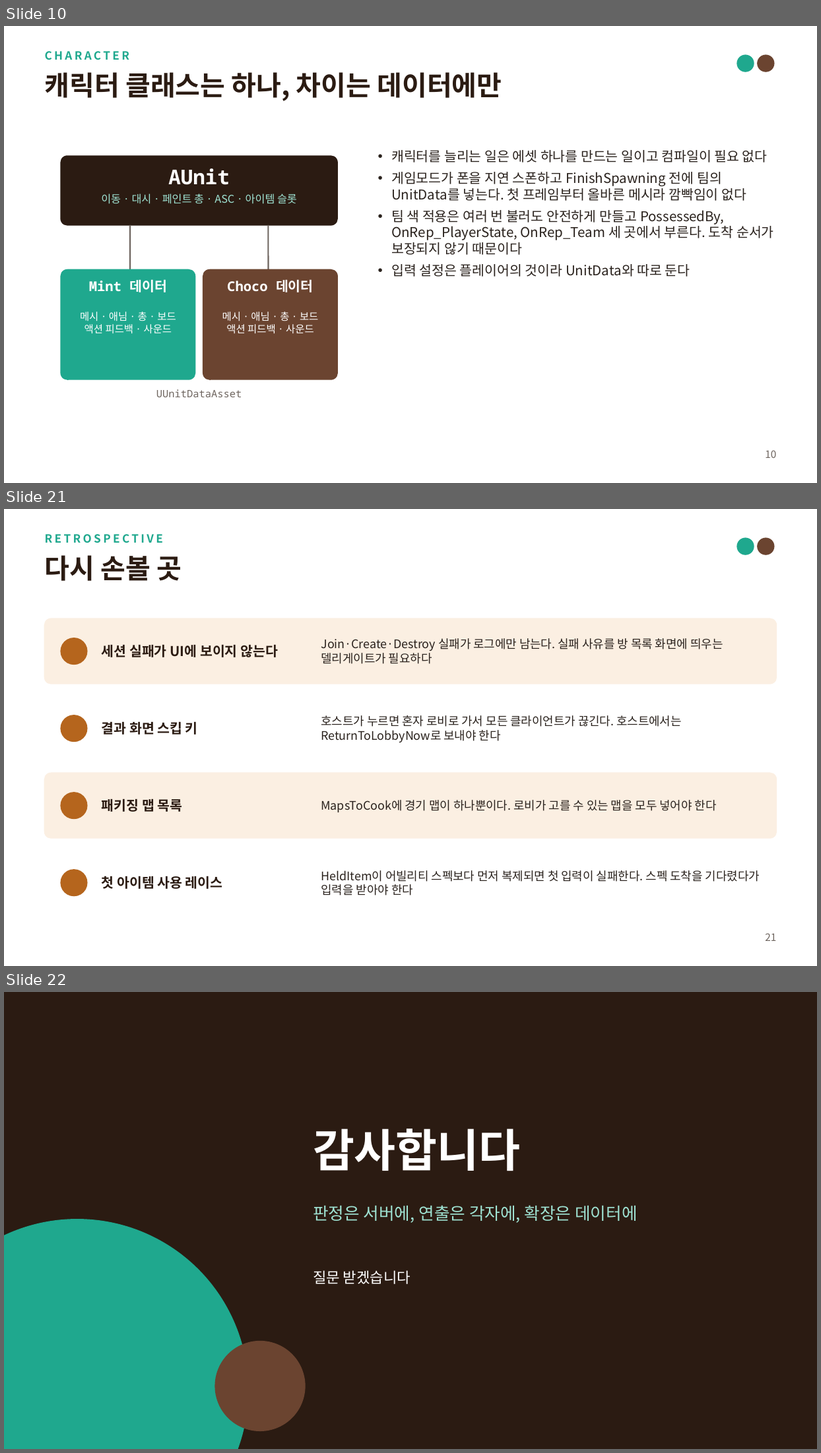
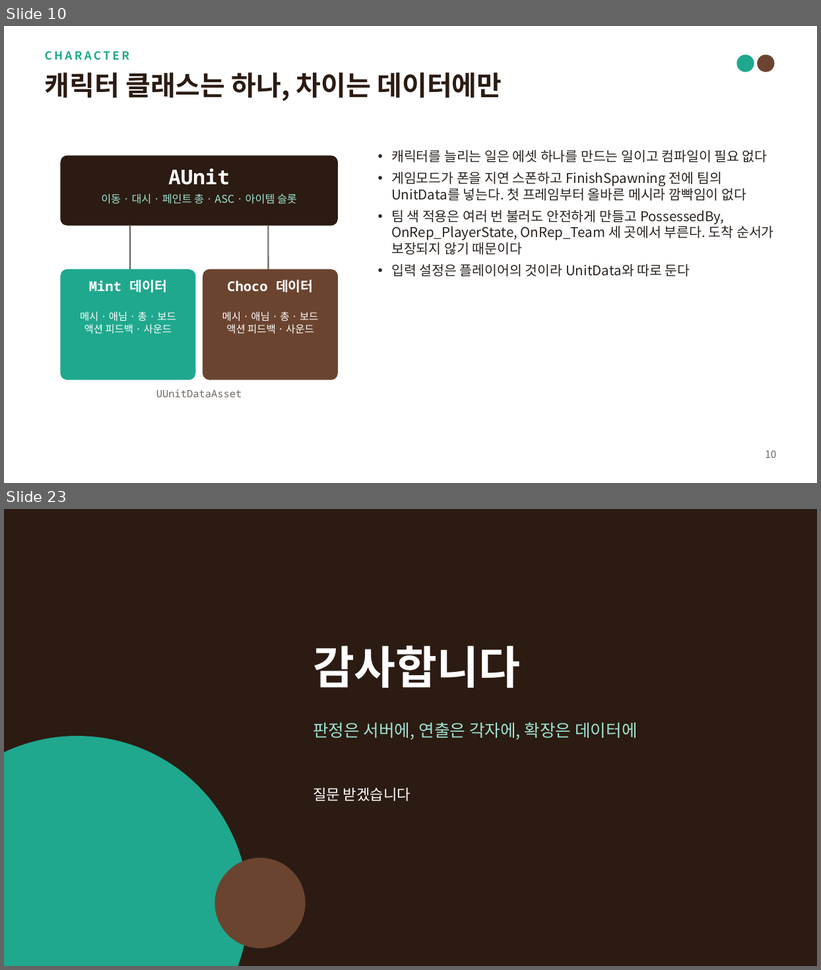
Before and after one commit to carttman/MintChoco, a slide deck: docs/MintChoco_Portfolio.pptx. Shown one above the other, each under a label of ours: slides 10, 21 and 22 before the commit, slides 10 and 23 after it; the slides between them are not shown. The pictures are 821x1453 and 821x970 pixels, drawn with LibreOffice and Linux fonts; fonts in the diff are those of the drawing. Boxes give left, top, right and bottom in pixels: in the first picture for what was removed or moved away, otherwise in the second. Text is boxed around its words. In the diff, an @@ line names an element or a change of style, - is before the commit and + after.

```diff
--- a/docs/MintChoco_Portfolio.pptx
+++ b/docs/MintChoco_Portfolio.pptx
@@ slide 21 removed at bbox=[4, 509, 817, 966], background #FFFFFF @@
@@ text removed at bbox=[45, 534, 163, 543] @@
-RETROSPECTIVE
@@ ellipse removed at bbox=[737, 538, 754, 555] @@
@@ ellipse removed at bbox=[758, 538, 774, 555] @@
@@ text removed at bbox=[45, 555, 182, 581] @@
-다시 손볼 곳
@@ rounded rectangle removed at bbox=[45, 619, 776, 684] @@
@@ ellipse removed at bbox=[61, 638, 87, 664] @@
@@ text removed at bbox=[102, 644, 278, 657] @@
-세션 실패가 UI에 보이지 않는다
@@ text removed at bbox=[321, 638, 723, 664] @@
-Join·Create·Destroy 실패가 로그에만 남는다. 실패 사유를 방 목록 화면에 띄우는 델리게이트가 필요하다
@@ rounded rectangle removed at bbox=[45, 696, 776, 761] @@
@@ ellipse removed at bbox=[61, 716, 87, 741] @@
@@ text removed at bbox=[102, 722, 198, 735] @@
-결과 화면 스킵 키
@@ text removed at bbox=[321, 716, 682, 743] @@
-호스트가 누르면 혼자 로비로 가서 모든 클라이언트가 끊긴다. 호스트에서는 ReturnToLobbyNow로 보내야 한다
@@ rounded rectangle removed at bbox=[45, 773, 776, 838] @@
@@ ellipse removed at bbox=[61, 793, 87, 819] @@
@@ text removed at bbox=[102, 799, 183, 812] @@
-패키징 맵 목록
@@ text removed at bbox=[321, 800, 717, 813] @@
-MapsToCook에 경기 맵이 하나뿐이다. 로비가 고를 수 있는 맵을 모두 넣어야 한다
@@ rounded rectangle removed at bbox=[45, 850, 776, 916] @@
@@ ellipse removed at bbox=[61, 870, 87, 896] @@
@@ text removed at bbox=[102, 876, 223, 889] @@
-첫 아이템 사용 레이스
@@ text removed at bbox=[321, 871, 760, 896] @@
-HeldItem이 어빌리티 스펙보다 먼저 복제되면 첫 입력이 실패한다. 스펙 도착을 기다렸다가 입력을 받아야 한다
@@ text removed at bbox=[765, 933, 776, 941] @@
-21
@@ what was slide 22 is now slide 23 @@
```
Also in this commit, not shown: 13 slides changed, 2 slides added.
